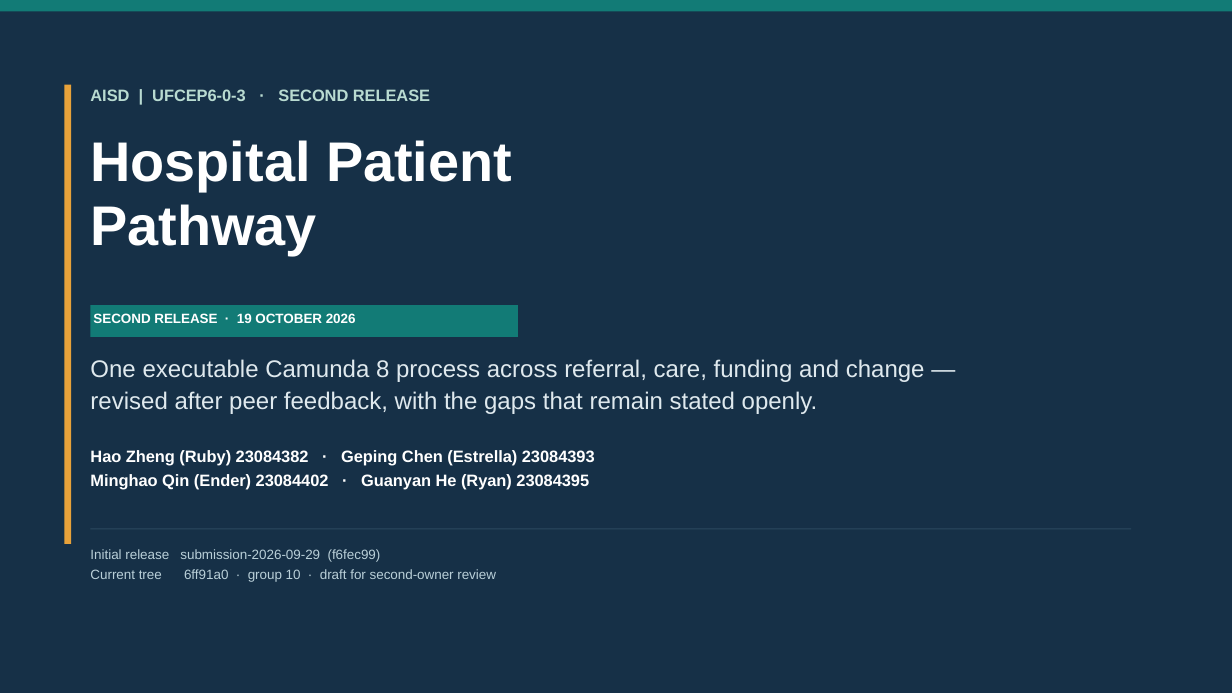
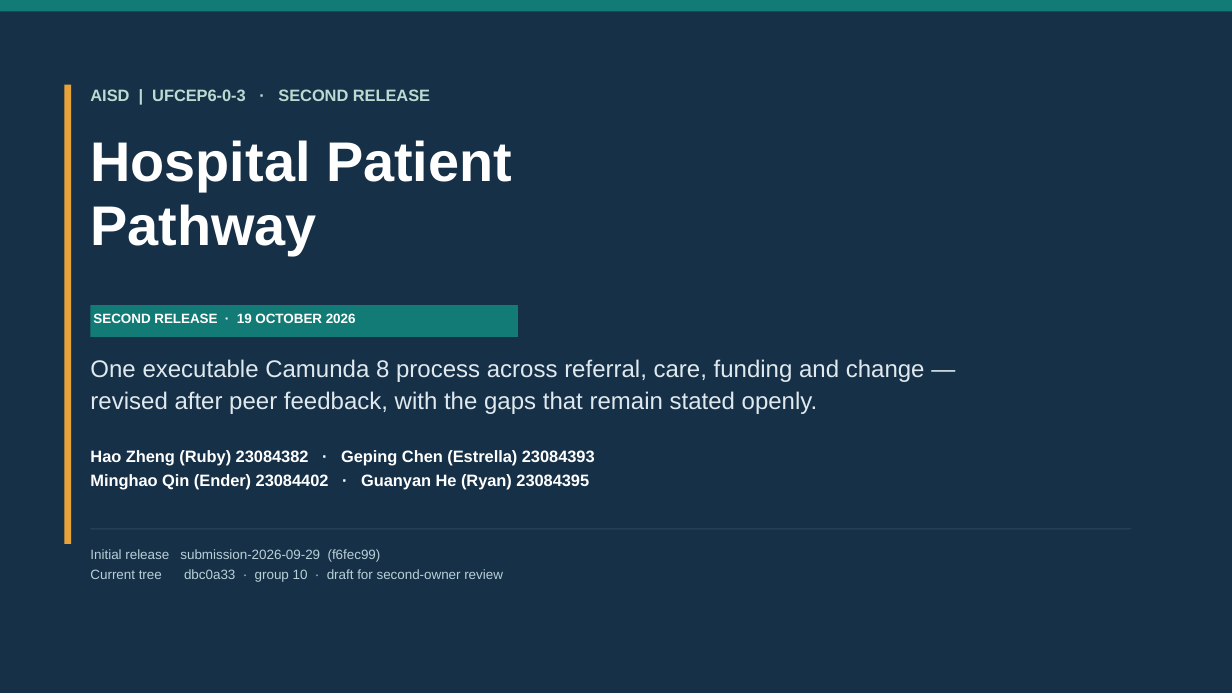
Before and after one commit to Estrella6066773/HW_AISD, a slide deck: slide 1 of submissions/AISD/AISD_Presentation_2026-10-19.pptx. Drawn at 1232x693 pixels with LibreOffice and Linux fonts; fonts in the diff are those of the drawing. Boxes give left, top, right and bottom in pixels: in the first picture for what was removed or moved away, otherwise in the second. Text is boxed around its words. In the diff, an @@ line names an element or a change of style, - is before the commit and + after.

```diff
--- a/submissions/AISD/AISD_Presentation_2026-10-19.pptx
+++ b/submissions/AISD/AISD_Presentation_2026-10-19.pptx
@@ text at [90,569,503,582]: text changed @@
-Current tree 6ff91a0 · group 10 · draft for second-owner review
+Current tree dbc0a33 · group 10 · draft for second-owner review
```
Also in this commit, not shown: 11 other slides changed, 1 slide added, 3 other files.
